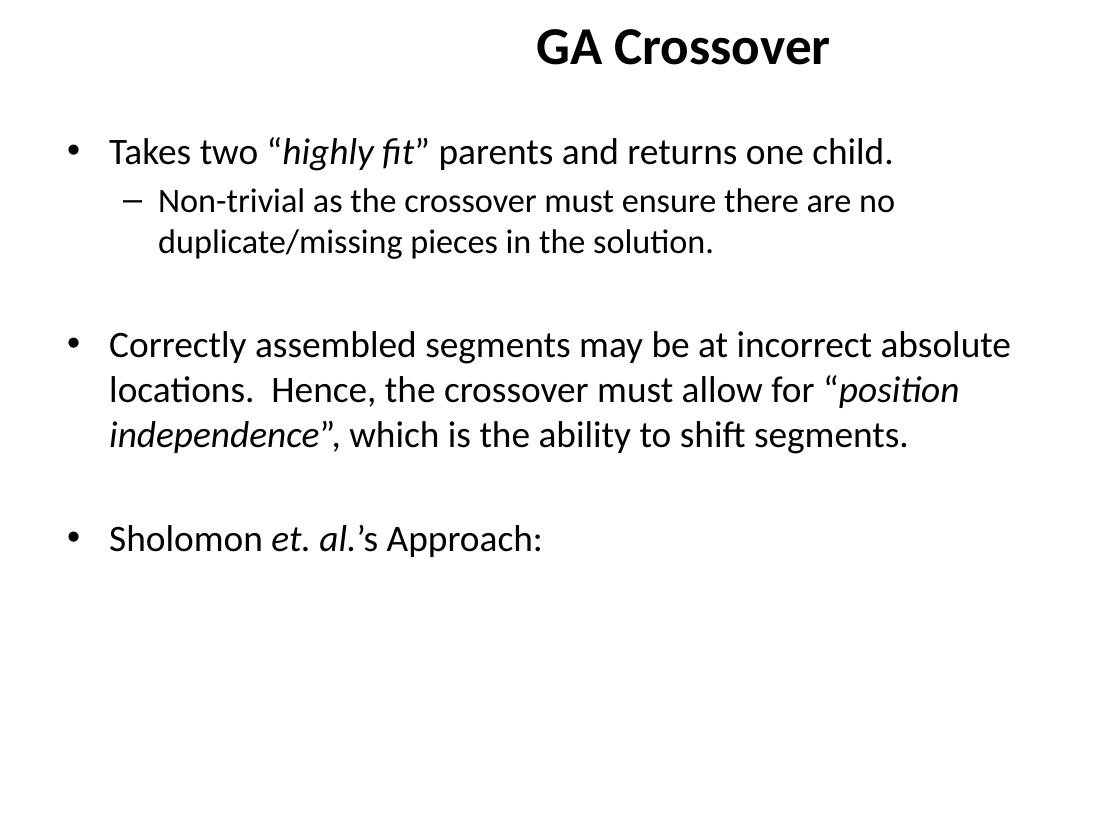
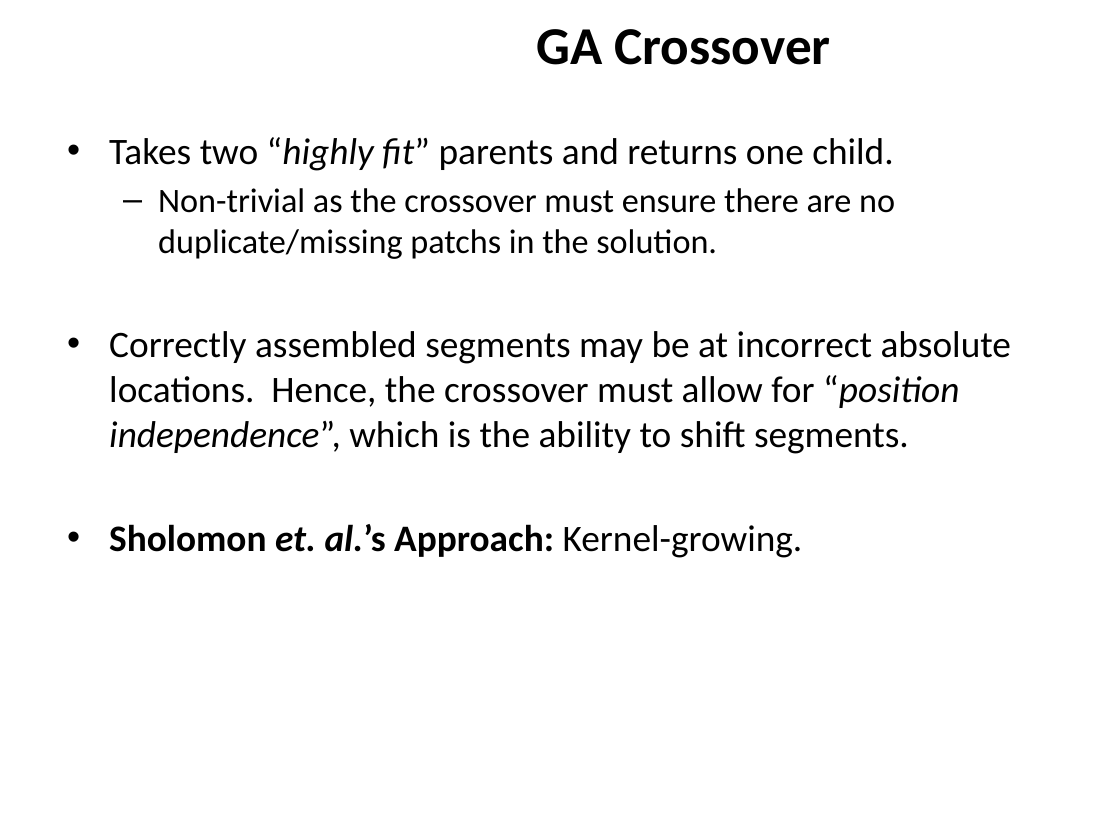
Before and after one commit to ZaydH/sjsu_thesis, a slide deck: slide 34 of Papers/Zayd_Hammoudeh_-_Square_Jigsaw_Puzzle_Problem_Literature_Review.pptx (slide 32 before the commit). Drawn at 1120x840 pixels with LibreOffice and Linux fonts; fonts in the diff are those of the drawing; background and template pictures are left out. Boxes give left, top, right and bottom in pixels: in the first picture for what was removed or moved away, otherwise in the second. Text is boxed around its words. In the diff, an @@ line names an element or a change of style, - is before the commit and + after.

```diff
--- a/Papers/Zayd_Hammoudeh_-_Square_Jigsaw_Puzzle_Problem_Literature_Review.pptx
+++ b/Papers/Zayd_Hammoudeh_-_Square_Jigsaw_Puzzle_Problem_Literature_Review.pptx
@@ text at [158,188,895,259]: text changed @@
-  – Non-trivial as the crossover must ensure there are no duplicate/missing pieces in the solution.
+  – Non-trivial as the crossover must ensure there are no duplicate/missing patchs in the solution.
@@ text at [109,524,803,558]: text changed; bold on @@
-• Sholomon et. al.’s Approach:
+• Sholomon et. al.’s Approach: Kernel-growing.
```
Also in this commit, not shown: 8 other slides changed, 6 slides added, 1 slide removed, 2 other files.
